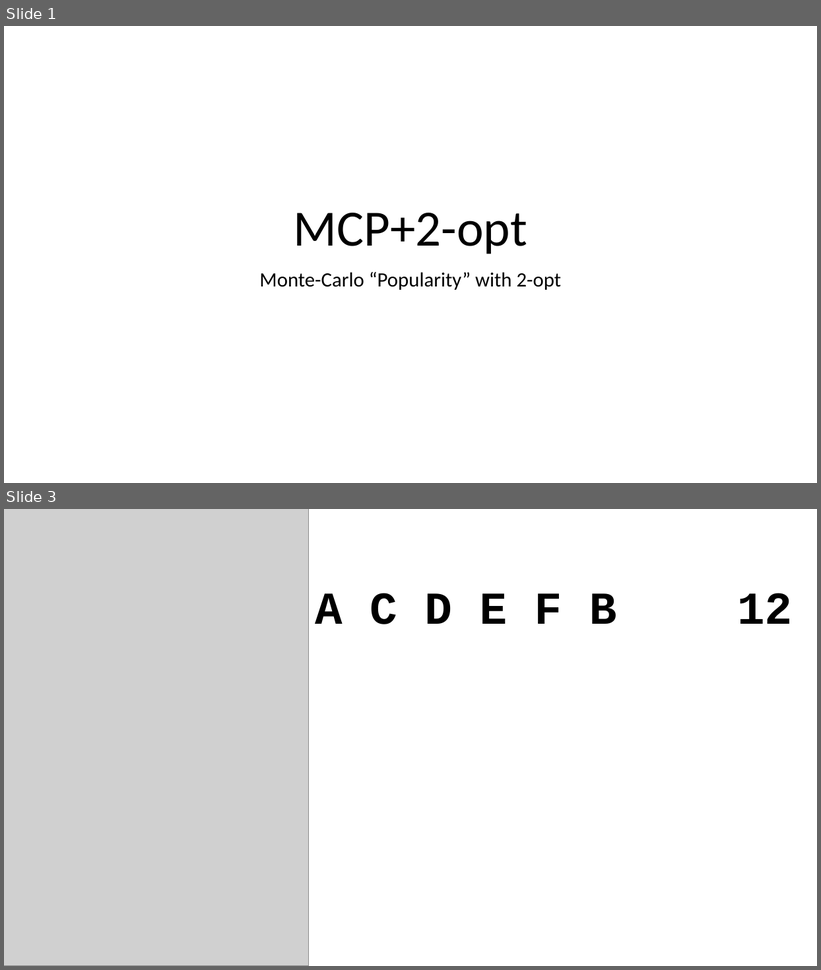
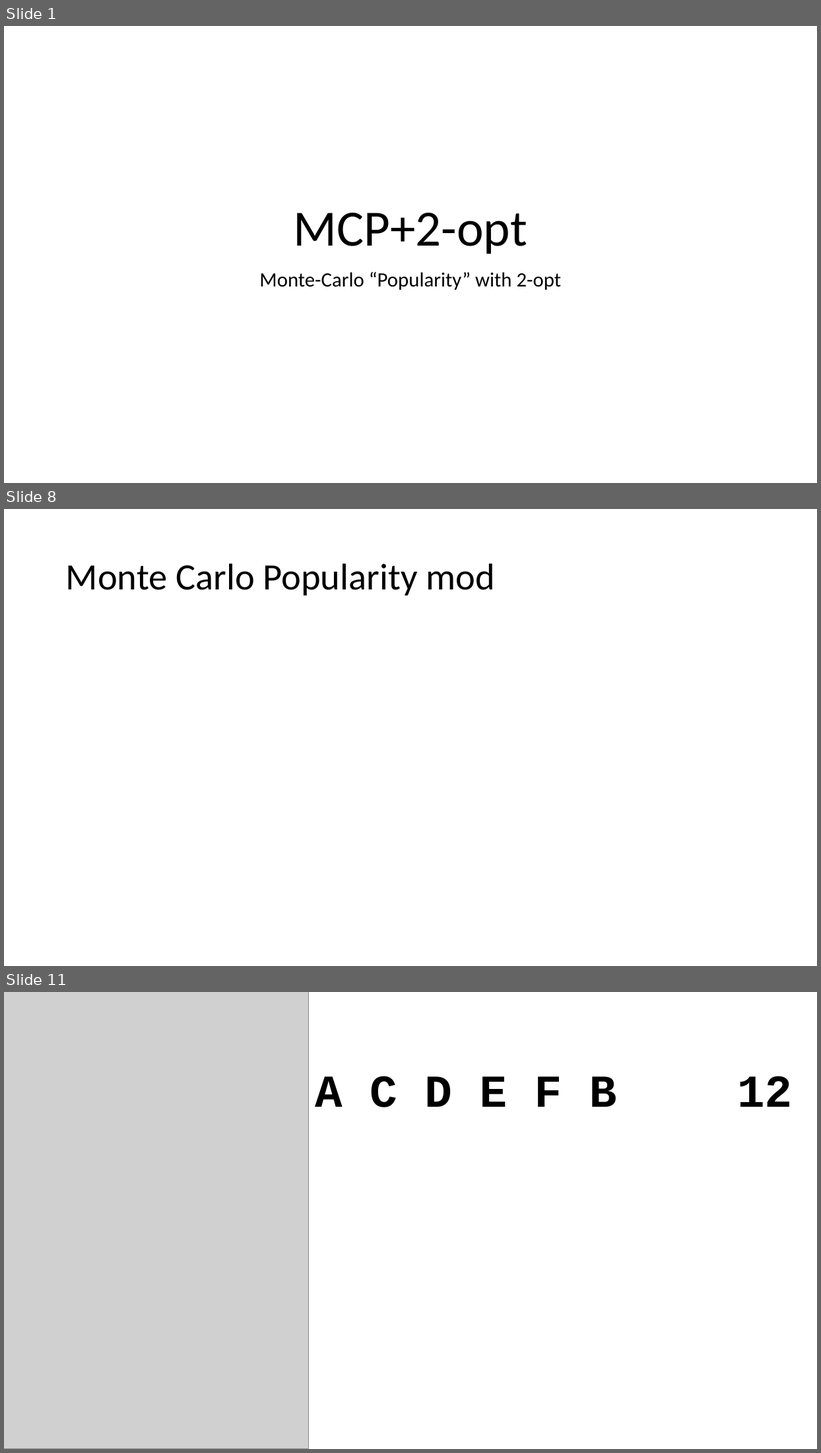
Before and after one commit to depperm/TSP, a slide deck: smallAnimation.pptx. Shown one above the other, each under a label of ours: slides 1 and 3 before the commit, slides 1, 8 and 11 after it; the slides between them are not shown. The pictures are 821x970 and 821x1453 pixels, drawn with LibreOffice and Linux fonts; fonts in the diff are those of the drawing; grey boxes stand for pictures. Boxes give left, top, right and bottom in pixels: in the first picture for what was removed or moved away, otherwise in the second. Text is boxed around its words. In the diff, an @@ line names an element or a change of style, - is before the commit and + after.

```diff
--- a/smallAnimation.pptx
+++ b/smallAnimation.pptx
@@ slide 8 added at (4,509,817,966), background #FFFFFF @@
@@ title added at (66,563,495,595), 44 pt, text #000000 @@
+Monte Carlo Popularity mod
@@ what was slide 3 is now slide 11 @@
```
Also in this commit, not shown: 10 other slides added, 1 slide removed.
